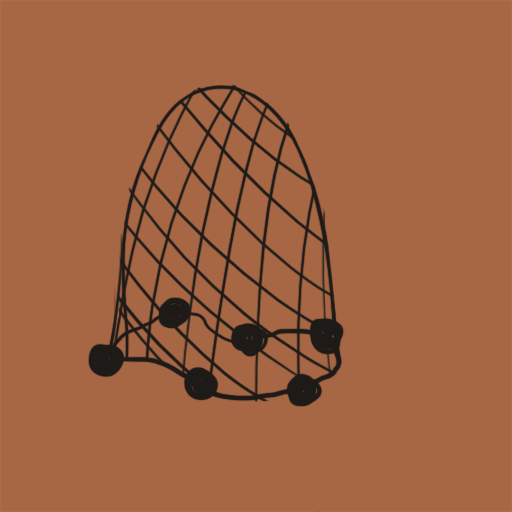
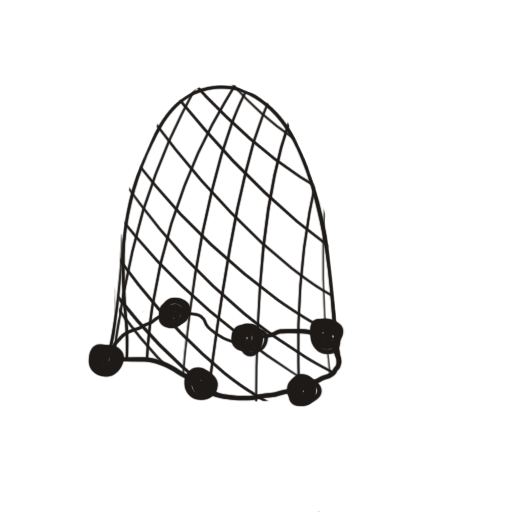
Layered file, before and after one edit (512x512). Changes by layer:
hid "Layer 0" over [0, 0, 512, 512]
